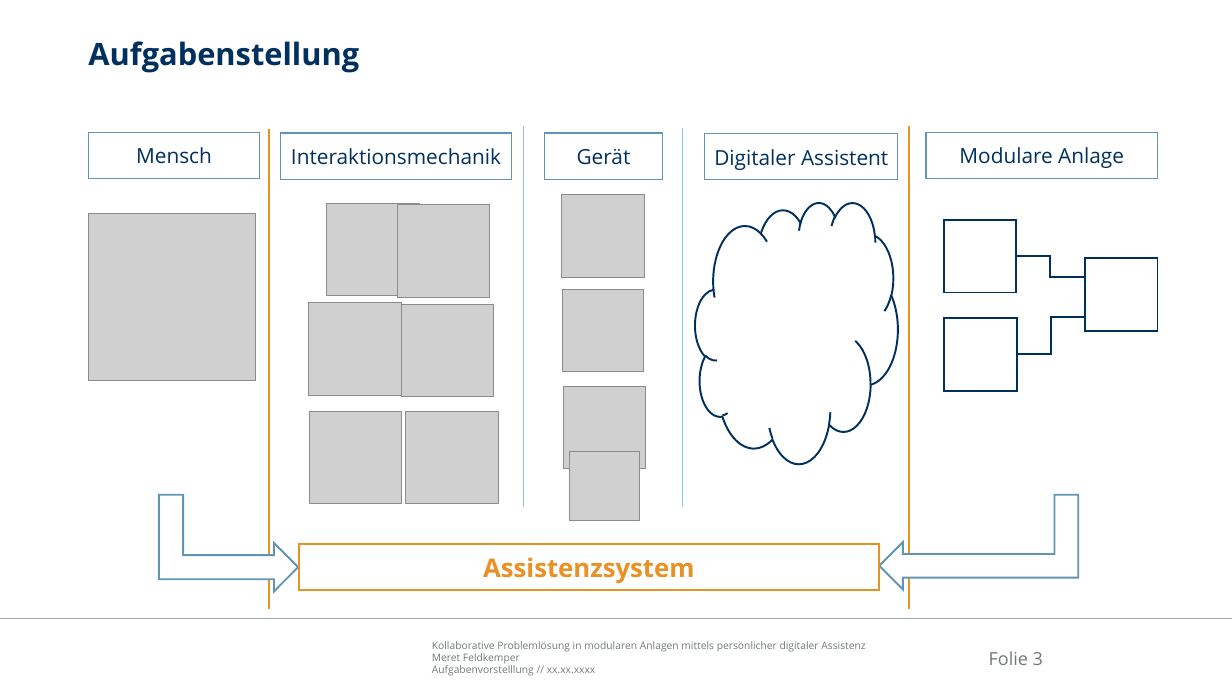
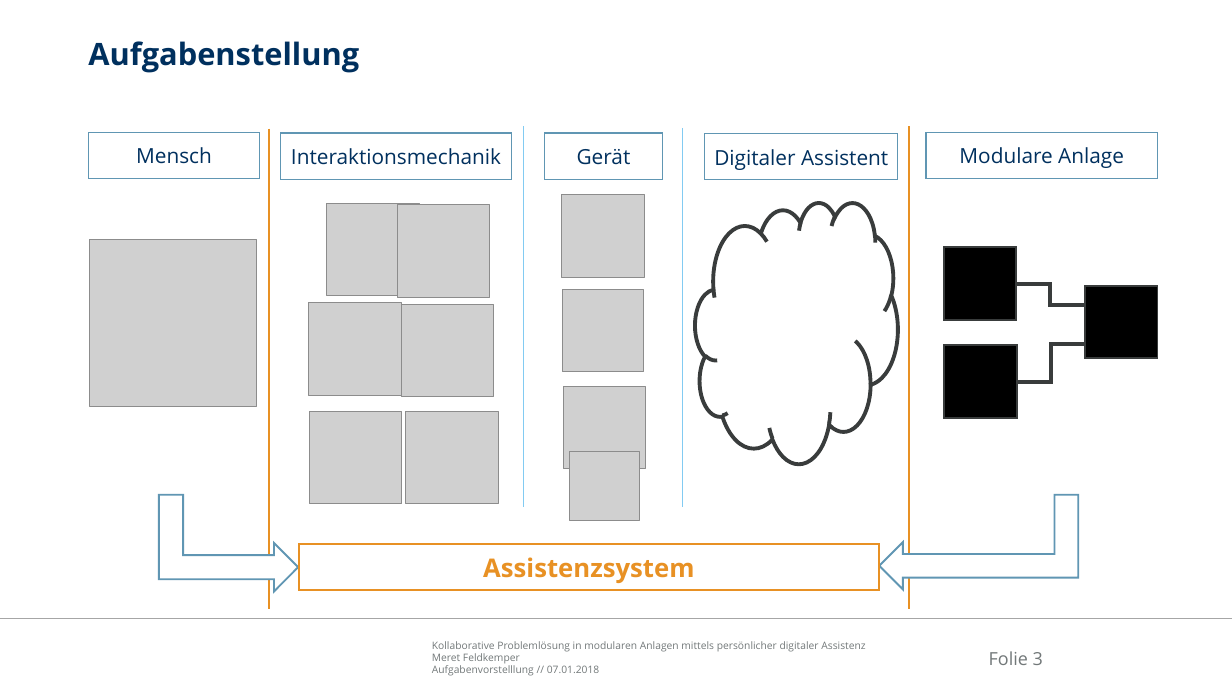
Before and after one commit to Ral3007/Diplomarbeit, a slide deck: slide 3 of Dokumente/Präsentationen/2019-01-07_DA_Feldkemper_Aufgabenvorstellung.pptx. Drawn at 1232x693 pixels with LibreOffice and Linux fonts; fonts in the diff are those of the drawing; grey boxes stand for pictures; background and template pictures are left out. Boxes give left, top, right and bottom in pixels: in the first picture for what was removed or moved away, otherwise in the second. Text is boxed around its words. In the diff, an @@ line names an element or a change of style, - is before the commit and + after.

```diff
--- a/Dokumente/Präsentationen/2019-01-07_DA_Feldkemper_Aufgabenvorstellung.pptx
+++ b/Dokumente/Präsentationen/2019-01-07_DA_Feldkemper_Aufgabenvorstellung.pptx
@@ cloud at (695, 202, 897, 464): outline #00305E 1.5 pt to #393C3C 3 pt @@
@@ picture: place and size @@
-picture at (89, 213, 256, 381)
+picture at (90, 239, 257, 407)
@@ elbow line (1017, 284) - (1084, 305): stroke #00305E 1.5 pt to #393C3C 3 pt @@
@@ 3 rectangles, 1 elbow line: place and size @@
-3 rectangles, 1 elbow line at (944, 220, 1158, 391)
+3 rectangles, 1 elbow line at (944, 248, 1158, 419)
@@ fill #FFFFFF to #000000; outline #00305E 1.5 pt to #393C3C 1.5 pt in 3 elements at (944, 248, 1017, 321), (1085, 286, 1158, 359), (945, 346, 1018, 419) @@
@@ elbow line moved from (1018, 354) - (1086, 317) to (1018, 382) - (1086, 344) @@
@@ elbow line (1018, 382) - (1086, 344): stroke #00305E 1.5 pt to #393C3C 3 pt @@
@@ text at (432, 665, 600, 676): text changed @@
-Aufgabenvorstelllung // xx.xx.xxxx
+Aufgabenvorstelllung // 07.01.2018
```
Also in this commit, not shown: 6 other slides changed, 2 slides added, 1 slide removed, 15 other files.
